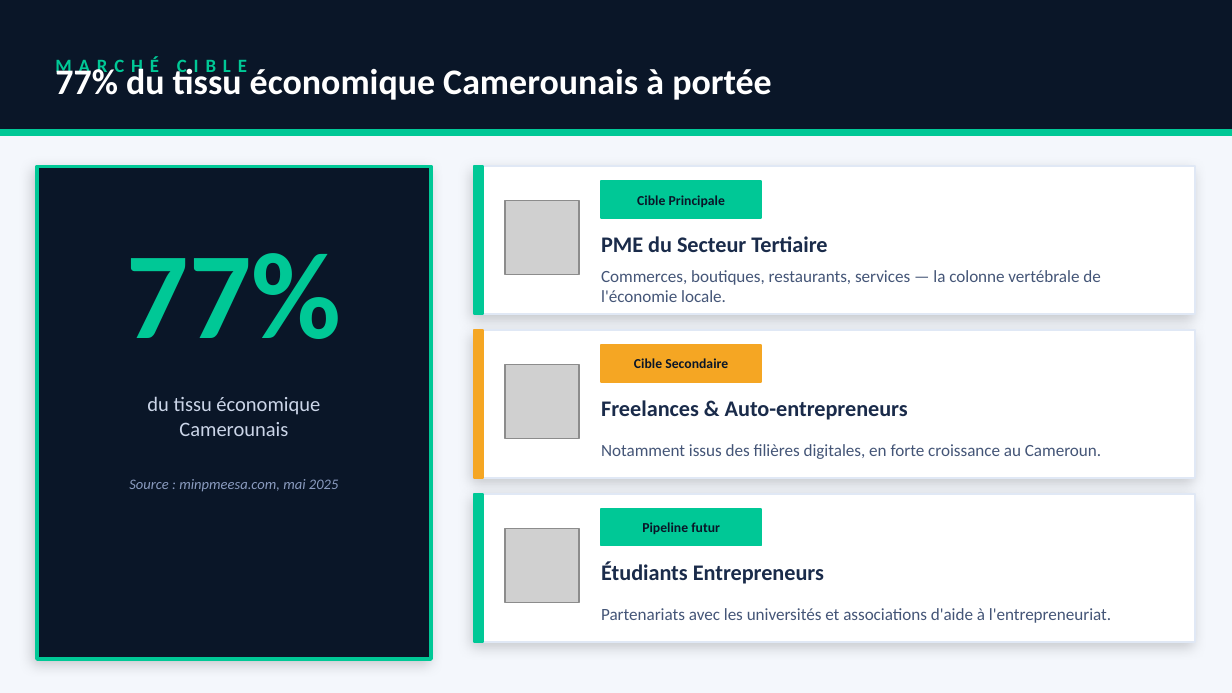
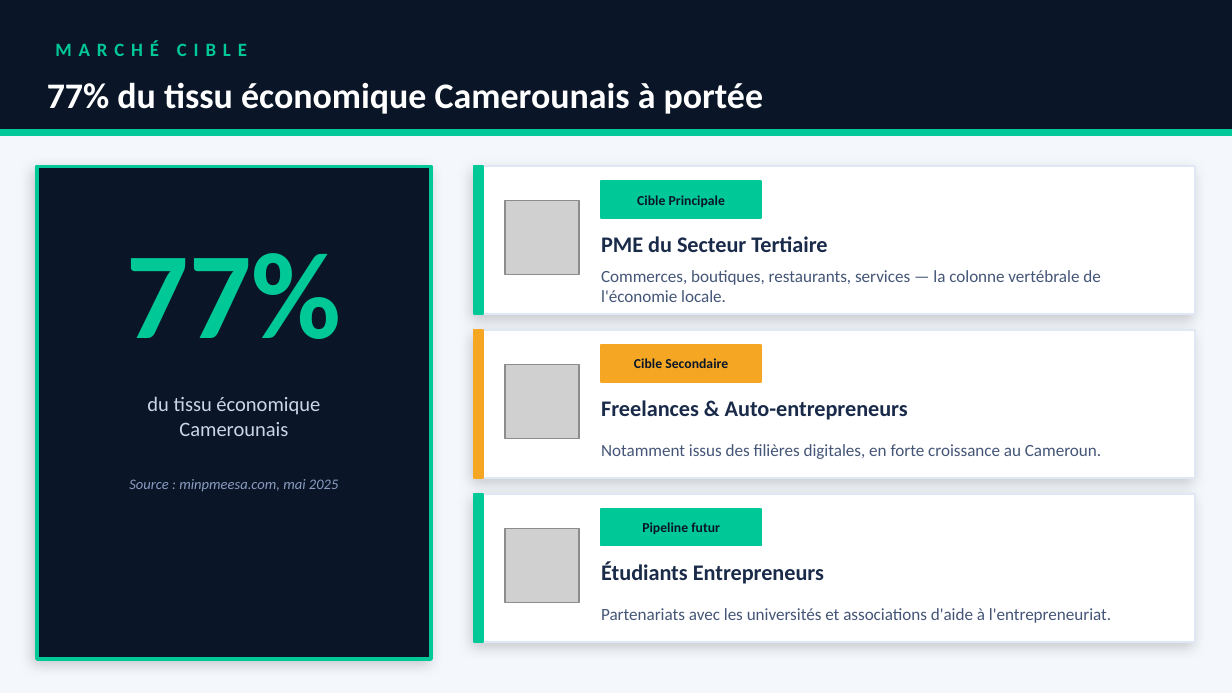
Before and after one commit to awalousadoub-debug/aweba, a slide deck: slide 7 of DeltaSaaS_PitchDeck_Ameliore.pptx (slide 4 before the commit). Drawn at 1232x693 pixels with LibreOffice and Linux fonts; fonts in the diff are those of the drawing; grey boxes stand for pictures. Boxes give left, top, right and bottom in pixels: in the first picture for what was removed or moved away, otherwise in the second. Text is boxed around its words. In the diff, an @@ line names an element or a change of style, - is before the commit and + after.

```diff
--- a/DeltaSaaS_PitchDeck_Ameliore.pptx
+++ b/DeltaSaaS_PitchDeck_Ameliore.pptx
@@ text "MARCHÉ CIBLE" rewrapped from (x1=55, y1=56, x2=247, y2=77) to (x1=55, y1=40, x2=247, y2=56) @@
@@ text "77% du tissu économique Camerounais ..." rewrapped from (x1=55, y1=64, x2=772, y2=100) to (x1=47, y1=82, x2=764, y2=114) @@
```
Also in this commit, not shown: 6 other slides changed, 3 slides added, 3 other files.
